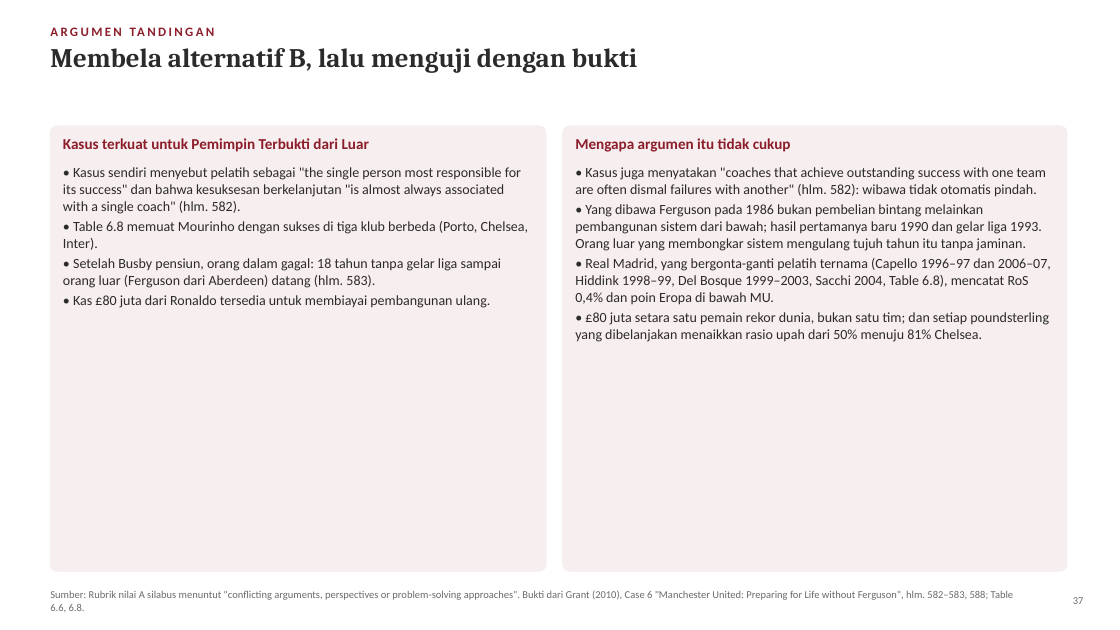
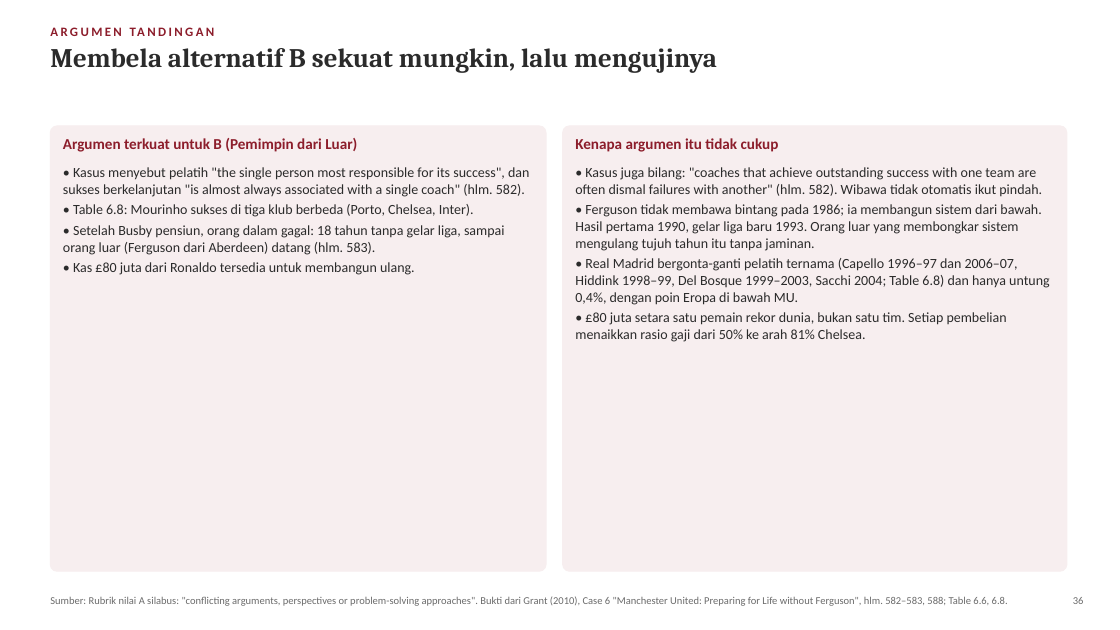
Before and after one commit to aslihabnuri/Dom-Manipulation, a slide deck: slide 36 of materi-strategic-management/presentasi/SMJKT_Group 4_Case Manchester United.pptx (slide 37 before the commit). Drawn at 1120x630 pixels with LibreOffice and Linux fonts; fonts in the diff are those of the drawing. Boxes give left, top, right and bottom in pixels: in the first picture for what was removed or moved away, otherwise in the second. Text is boxed around its words. In the diff, an @@ line names an element or a change of style, - is before the commit and + after.

```diff
--- a/materi-strategic-management/presentasi/SMJKT_Group 4_Case Manchester United.pptx
+++ b/materi-strategic-management/presentasi/SMJKT_Group 4_Case Manchester United.pptx
@@ text at [50, 48, 717, 73]: text changed @@
-Membela alternatif B, lalu menguji dengan bukti
+Membela alternatif B sekuat mungkin, lalu mengujinya
@@ text at [63, 138, 357, 152]: text changed @@
-Kasus terkuat untuk Pemimpin Terbukti dari Luar
+Argumen terkuat untuk B (Pemimpin dari Luar)
@@ text at [575, 138, 779, 152]: text changed @@
-Mengapa argumen itu tidak cukup
+Kenapa argumen itu tidak cukup
@@ text at [63, 167, 529, 275]: text changed @@
-• Kasus sendiri menyebut pelatih sebagai "the single person most responsible for its success" dan bahwa kesuksesan berkelanjutan "is almost always associated with a single coach" (hlm. 582).
-• Table 6.8 memuat Mourinho dengan sukses di tiga klub berbeda (Porto, Chelsea, Inter).
-• Setelah Busby pensiun, orang dalam gagal: 18 tahun tanpa gelar liga sampai orang luar (Ferguson dari Aberdeen) datang (hlm. 583).
-• Kas £80 juta dari Ronaldo tersedia untuk membiayai pembangunan ulang.
+• Kasus menyebut pelatih "the single person most responsible for its success", dan sukses berkelanjutan "is almost always associated with a single coach" (hlm. 582).
+• Table 6.8: Mourinho sukses di tiga klub berbeda (Porto, Chelsea, Inter).
+• Setelah Busby pensiun, orang dalam gagal: 18 tahun tanpa gelar liga, sampai orang luar (Ferguson dari Aberdeen) datang (hlm. 583).
+• Kas £80 juta dari Ronaldo tersedia untuk membangun ulang.
@@ text at [575, 167, 1049, 342]: text changed @@
-• Kasus juga menyatakan "coaches that achieve outstanding success with one team are often dismal failures with another" (hlm. 582): wibawa tidak otomatis pindah.
-• Yang dibawa Ferguson pada 1986 bukan pembelian bintang melainkan pembangunan sistem dari bawah; hasil pertamanya baru 1990 dan gelar liga 1993. Orang luar yang membongkar sistem mengulang tujuh tahun itu tanpa jaminan.
-• Real Madrid, yang bergonta-ganti pelatih ternama (Capello 1996–97 dan 2006–07, Hiddink 1998–99, Del Bosque 1999–2003, Sacchi 2004, Table 6.8), mencatat RoS 0,4% dan poin Eropa di bawah MU.
-• £80 juta setara satu pemain rekor dunia, bukan satu tim; dan setiap poundsterling yang dibelanjakan menaikkan rasio upah dari 50% menuju 81% Chelsea.
+• Kasus juga bilang: "coaches that achieve outstanding success with one team are often dismal failures with another" (hlm. 582). Wibawa tidak otomatis ikut pindah.
+• Ferguson tidak membawa bintang pada 1986; ia membangun sistem dari bawah. Hasil pertama 1990, gelar liga baru 1993. Orang luar yang membongkar sistem mengulang tujuh tahun itu tanpa jaminan.
+• Real Madrid bergonta-ganti pelatih ternama (Capello 1996–97 dan 2006–07, Hiddink 1998–99, Del Bosque 1999–2003, Sacchi 2004; Table 6.8) dan hanya untung 0,4%, dengan poin Eropa di bawah MU.
+• £80 juta setara satu pemain rekor dunia, bukan satu tim. Setiap pembelian menaikkan rasio gaji dari 50% ke arah 81% Chelsea.
@@ text at [50, 596, 1008, 606]: text changed @@
-Sumber: Rubrik nilai A silabus menuntut "conflicting arguments, perspectives or problem-solving approaches". Bukti dari Grant (2010), Case 6 "Manchester United: Preparing for Life without Ferguson", hlm. 582–583, 588; Table 6.6, 6.8.
+Sumber: Rubrik nilai A silabus: "conflicting arguments, perspectives or problem-solving approaches". Bukti dari Grant (2010), Case 6 "Manchester United: Preparing for Life without Ferguson", hlm. 582–583, 588; Table 6.6, 6.8.
@@ text at [1073, 597, 1084, 604]: text changed @@
-37
+36
```
Also in this commit, not shown: 38 other slides changed, 1 slide added, 4 slides removed, 2 other files.
